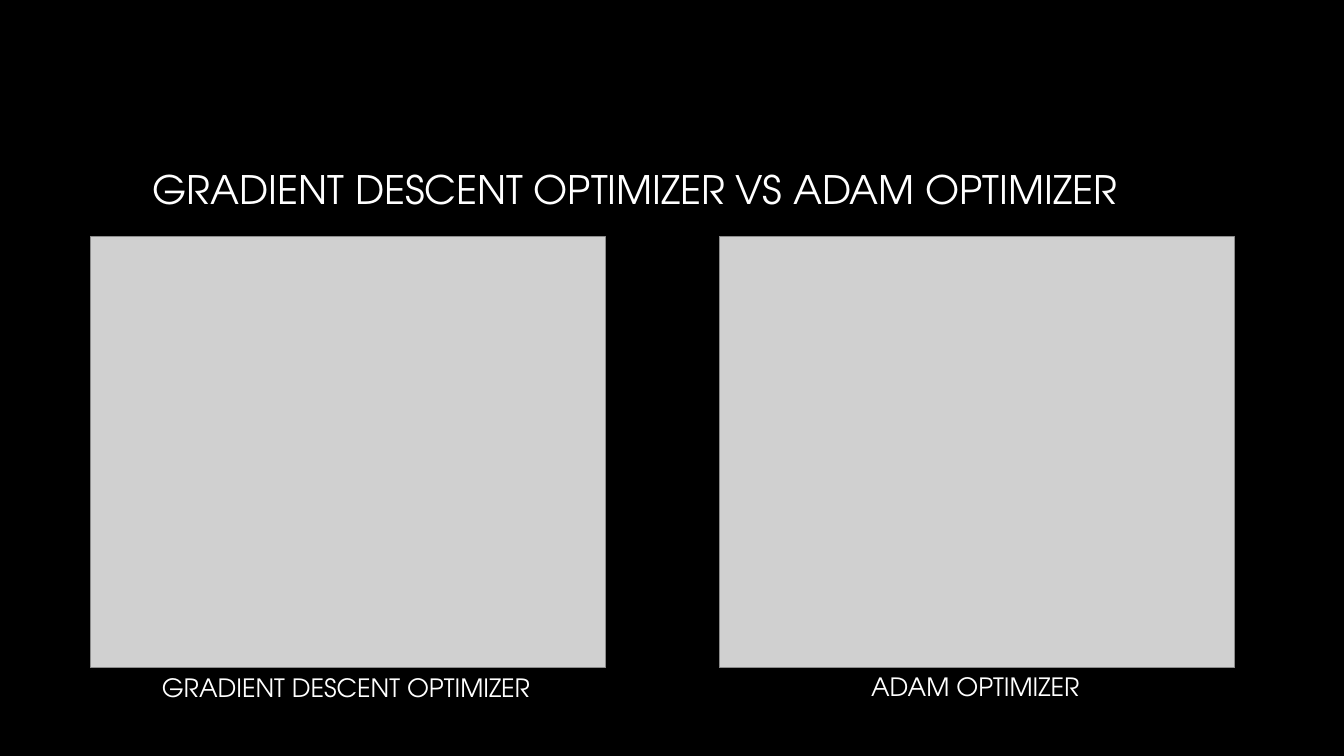
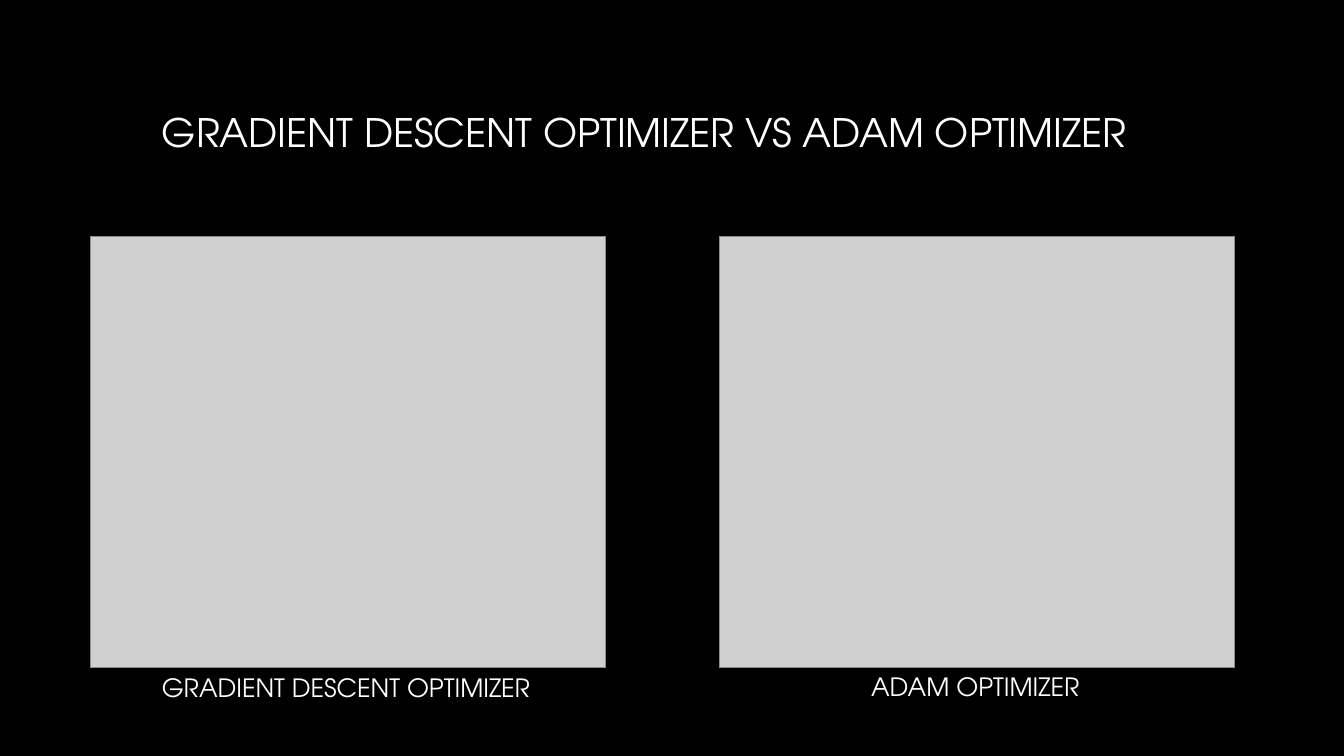
Before and after one commit to MatusVas/Vas_NS2019, a slide deck: slide 16 of Zoo Animal Classification.pptx (slide 14 before the commit). Drawn at 1344x756 pixels with LibreOffice and Linux fonts; fonts in the diff are those of the drawing; grey boxes stand for pictures; background and template pictures are left out. Boxes give left, top, right and bottom in pixels: in the first picture for what was removed or moved away, otherwise in the second. Text is boxed around its words. In the diff, an @@ line names an element or a change of style, - is before the commit and + after.

```diff
--- a/Zoo Animal Classification.pptx
+++ b/Zoo Animal Classification.pptx
@@ text "GRADIENT DESCENT OPTIMIZER VS ADAM ...": place and size @@
-text "GRADIENT DESCENT OPTIMIZER VS ADAM ..." at bbox=[153, 174, 1117, 205]
+text "GRADIENT DESCENT OPTIMIZER VS ADAM ..." at bbox=[162, 117, 1126, 148]
```
Also in this commit, not shown: 11 other slides changed, 3 slides added, 1 slide removed.
